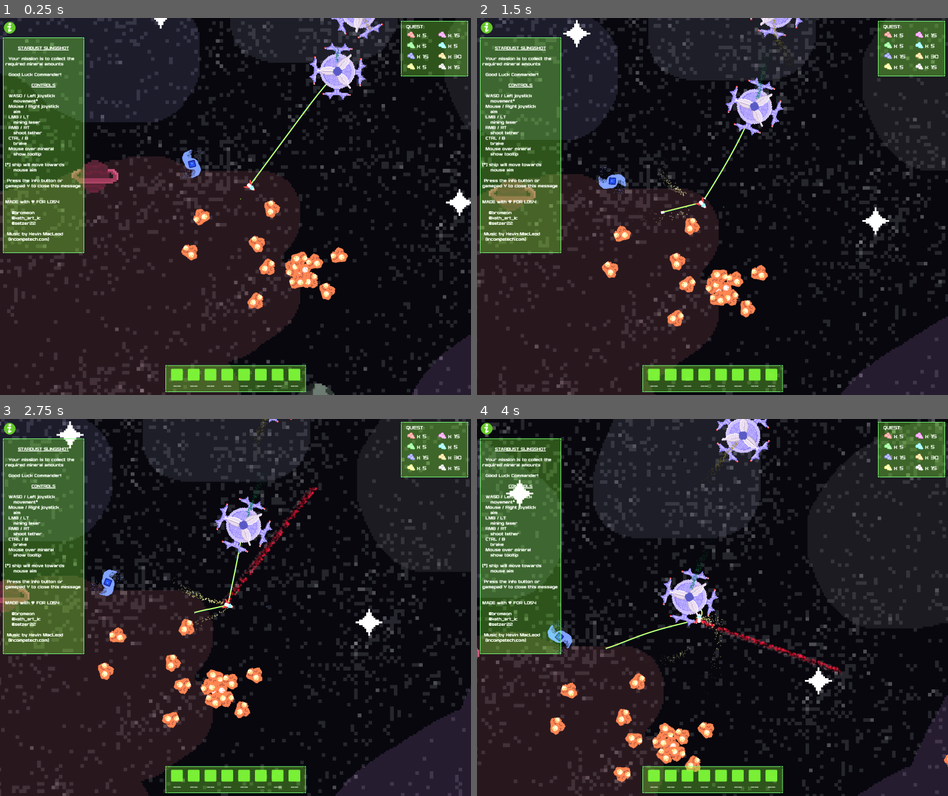
Above: before the commit, frames 1-4 (two rows, left to right).
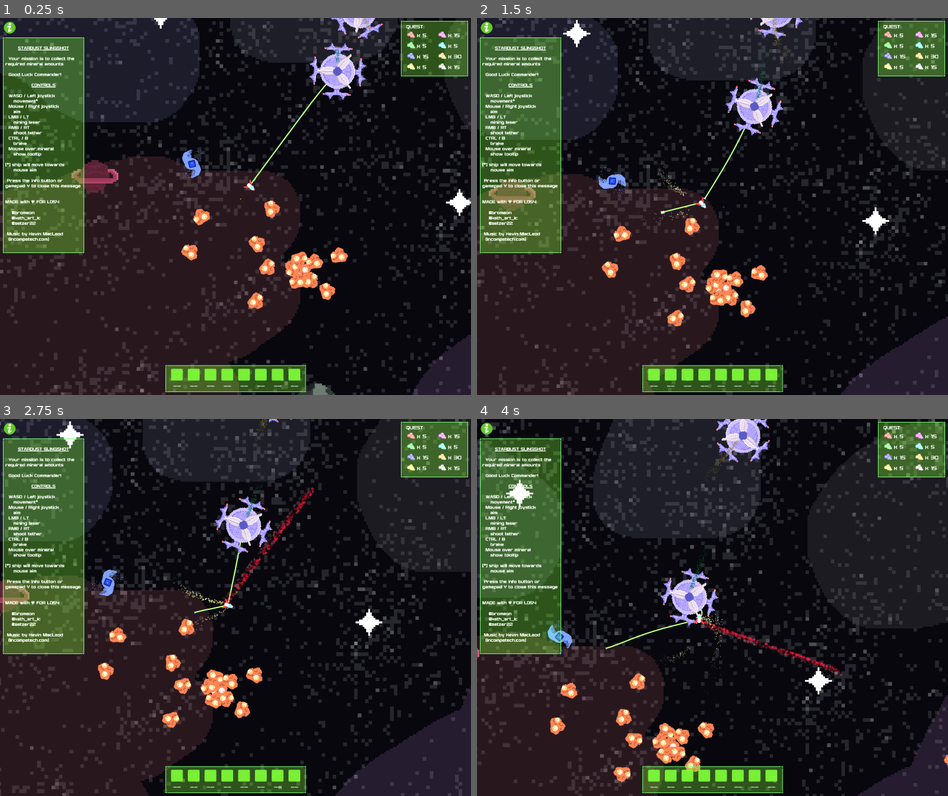
Above: after the commit, the same moments.

Repository: Bromeon/LudumDare54
Game: Godot game, scene res://Scenes/GameViewport/GameViewport.tscn
Two runs of this game, one before a commit and one after it. Both use one fixed random seed, a clock stepped at 60 frames per second and the inputs below. The engine's default icon, where the game draws it, is replaced by a stand-in: a white triangle on a blue panel in a dark square.
Inputs (mouse positions are in pixels of both pictures, inside the frame that each line leads up to):
- Up to frame 1 (0.25 s): no input
- Up to frame 2 (1.5 s): move the mouse to (816, 187) at 0.52 s; press the mouse at (816, 187) at 0.53 s; hold D (Right) 0.53-1.28 s; move the mouse to (618, 225) at 1.27 s; release the mouse at (618, 225) at 1.28 s; hold Ctrl (Brake) from 1.28 s (still down); tap Space (ShootTether) at 1.35 s
- Up to frame 3 (2.75 s): move the mouse to (282, 524) at 2.02 s; release Ctrl (Brake) at 2.03 s; press the mouse at (282, 524) at 2.03 s; hold D (Right) from 2.03 s (still down)
- Up to frame 4 (4 s): move the mouse to (688, 682) at 2.77 s; release D (Right) at 2.78 s; release the mouse at (688, 682) at 2.78 s; hold W (Up) 2.78-3.53 s; tap Space (ShootTether) at 2.85 s; click (688, 682) at 2.92 s; move the mouse to (853, 664) at 3.52 s; press the mouse at (853, 664) at 3.53 s; hold A (Left) from 3.53 s (still down)

The runs differ from the first frame. In frame 1, less than 0.1% of the frame differs, in the area x 71-80%, y 0-13%; in frame 2, less than 0.1%; in frame 3, 0.5%, in the area x 46-68%, y 0-50%; in frame 4, 0.5%.

Commit message:
Laser warmup tweak

Diff:
--- a/Scenes/PlayerShip/Laser.gd
+++ b/Scenes/PlayerShip/Laser.gd
@@ -24,13 +24,13 @@
 	impact.emitting = hits_target
 	self.start = start
 	self.end = end
-	if not $SFX.playing:
+	if not $SFX.playing and not ticks == 0:
 		$SFX.playing = true
 
 
 # Fun workaround: on Web, particle system takes time to initialize. So pre-warm it
 func warmup():
-	activate(Vector2(0, 0), Vector2(100, 0), true)
+	activate(Vector2(2000, 2000), Vector2(2100, 2000), true)
 	await get_tree().process_frame
 	deactivate()
 
